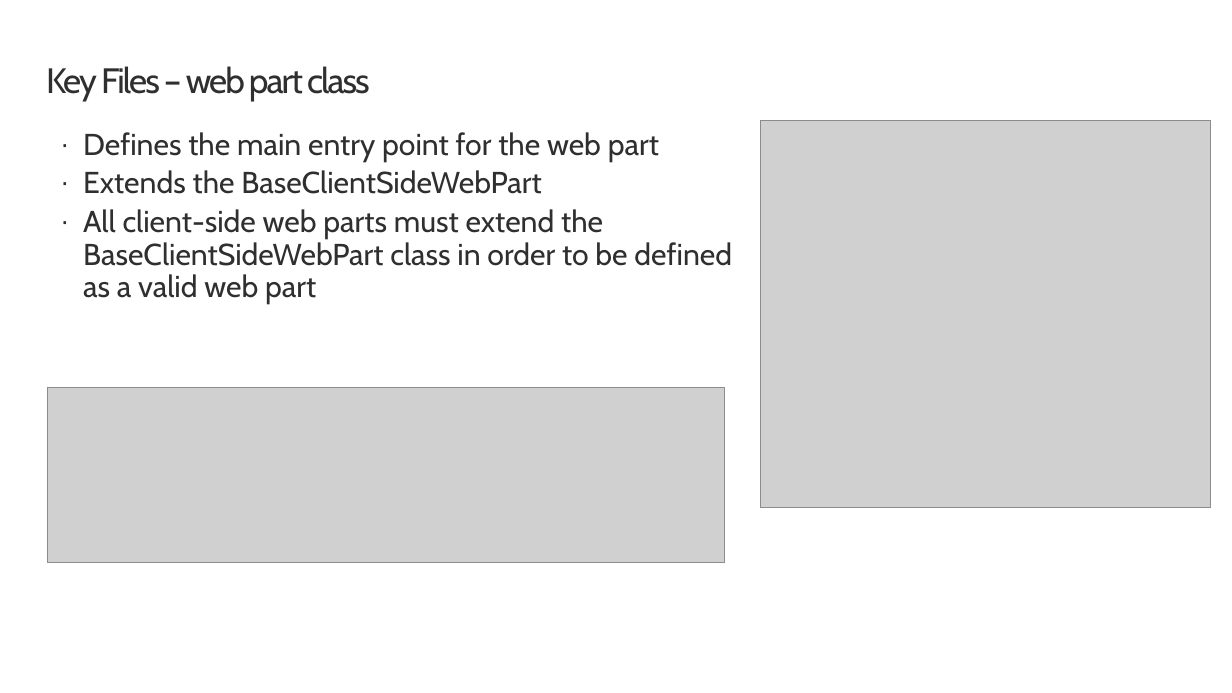
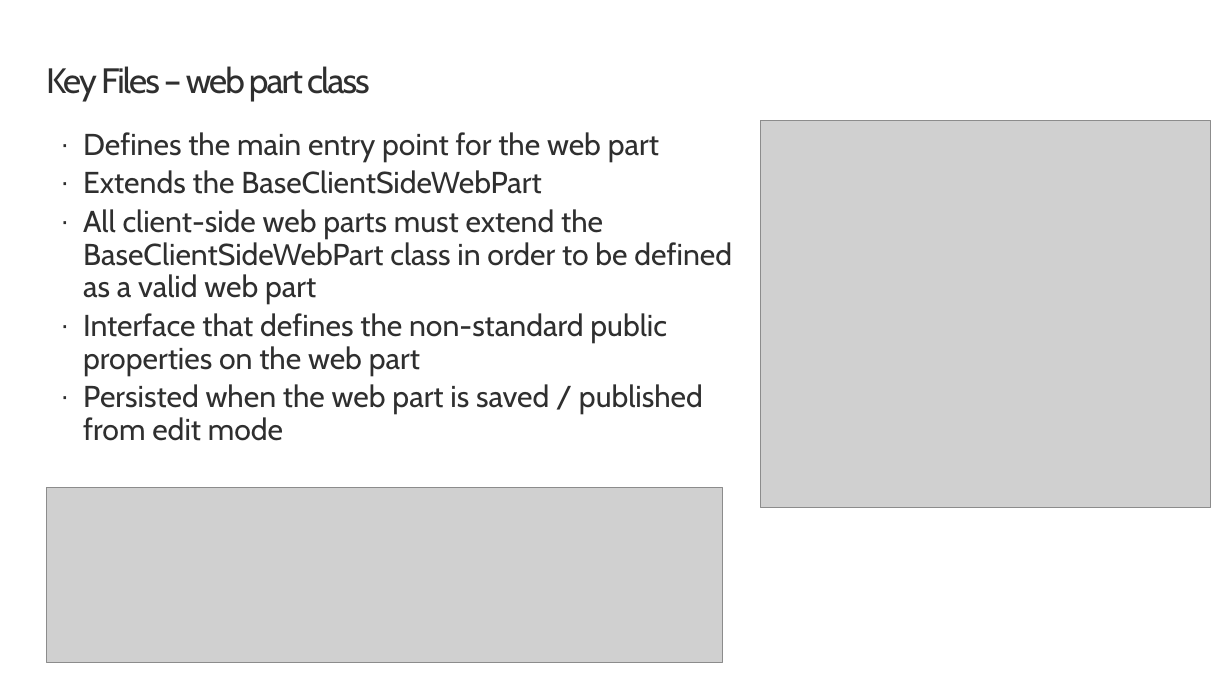
Before and after one commit to renahorton218/SharePoint-spfx-web-parts, a slide deck: slide 4 of 01-intro.pptx. Drawn at 1232x693 pixels with LibreOffice and Linux fonts; fonts in the diff are those of the drawing; grey boxes stand for pictures; background and template pictures are left out. Boxes give left, top, right and bottom in pixels: in the first picture for what was removed or moved away, otherwise in the second. Text is boxed around its words. In the diff, an @@ line names an element or a change of style, - is before the commit and + after.

```diff
--- a/01-intro.pptx
+++ b/01-intro.pptx
@@ text at [83,313,703,441]: paragraphs added @@
+· Interface that defines the non-standard public properties on the web part
+· Persisted when the web part is saved / published from edit mode
@@ picture: place and size @@
-picture at [47,387,724,562]
+picture at [46,487,723,662]
```
Also in this commit, not shown: 2 other slides changed, 1 slide removed, 39 other files.
